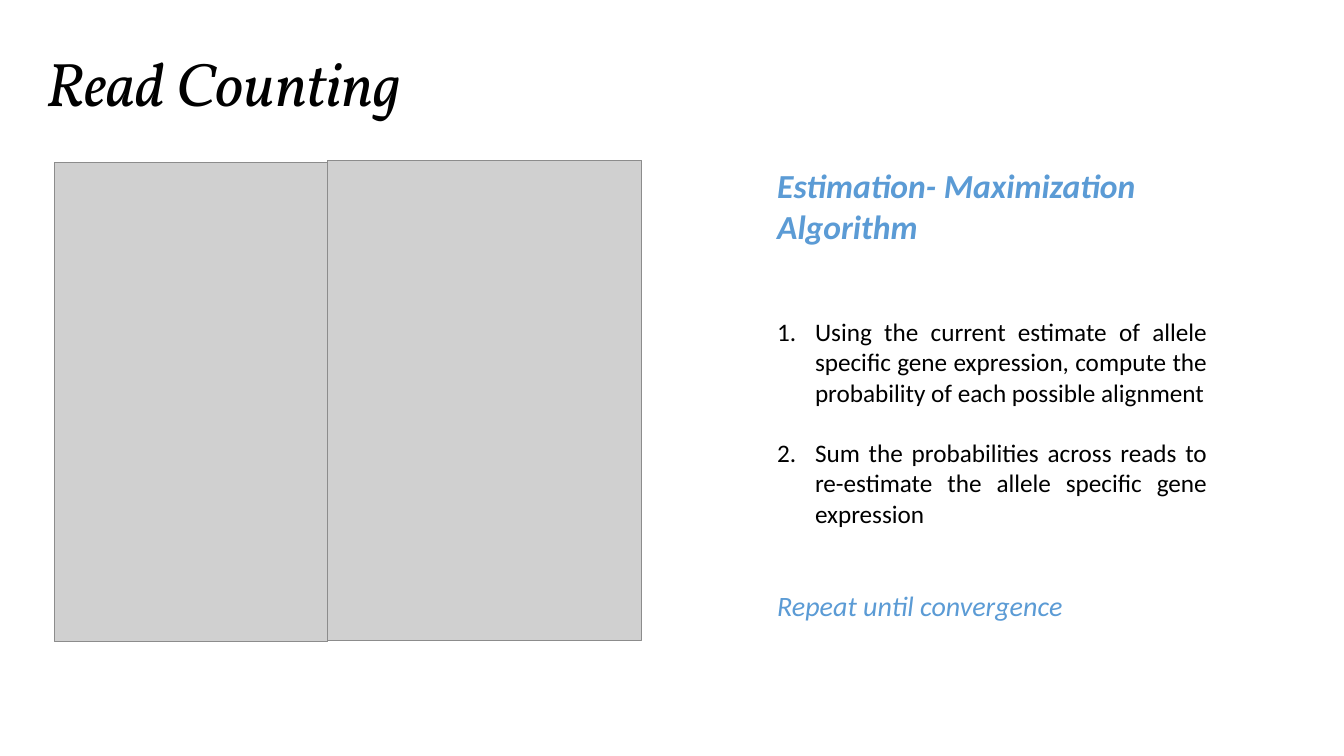
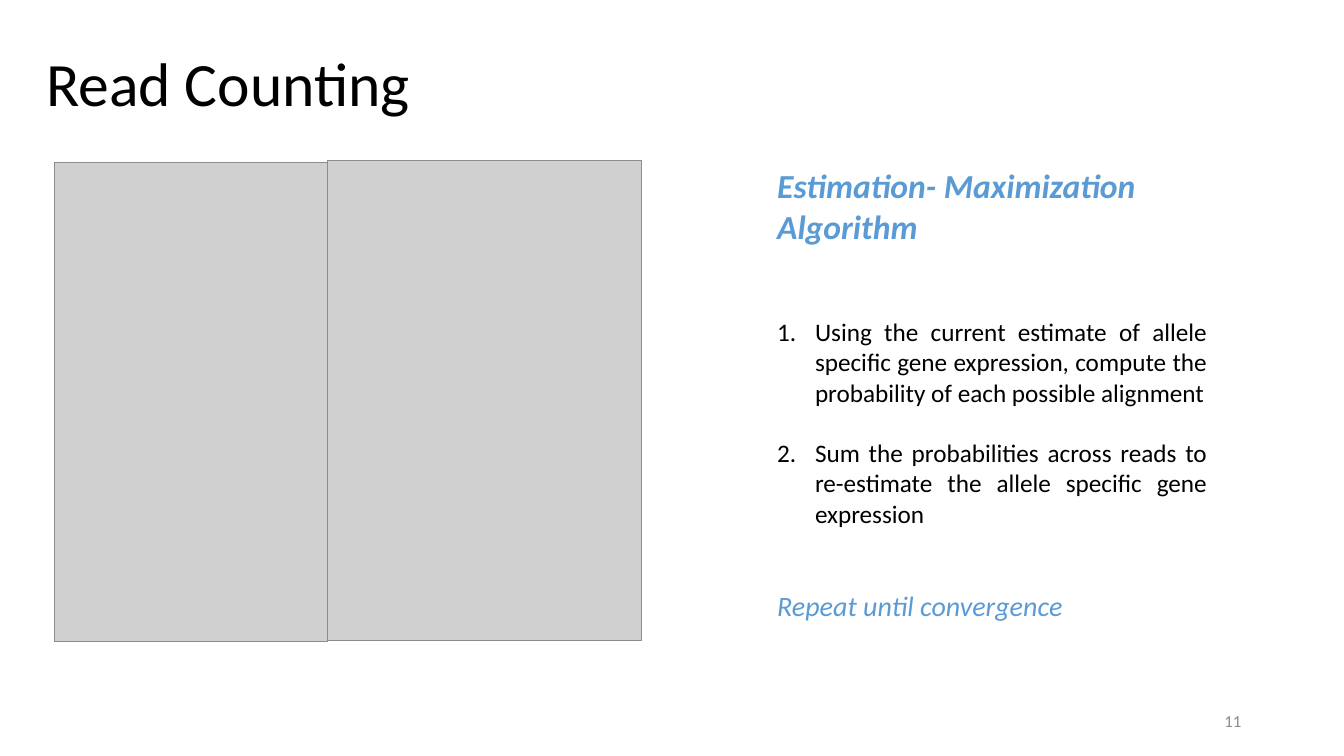
Before and after one commit to SmaragdaDimitrakopoulou/Paper-Presentation, a slide deck: slide 11 of presentation.pptx (slide 4 before the commit). Drawn at 1344x756 pixels with LibreOffice and Linux fonts; fonts in the diff are those of the drawing; grey boxes stand for pictures. Boxes give left, top, right and bottom in pixels: in the first picture for what was removed or moved away, otherwise in the second. Text is boxed around its words. In the diff, an @@ line names an element or a change of style, - is before the commit and + after.

```diff
--- a/presentation.pptx
+++ b/presentation.pptx
@@ text "Read Counting" at [46,63,410,117]: font Vollkorn to Calibri, italic off @@
@@ page number added at [1224,716,1241,727], 12 pt, text #8C8C8C @@
+11
```
Also in this commit, not shown: 12 other slides changed, 13 slides added, 6 slides removed, 1 other file.
